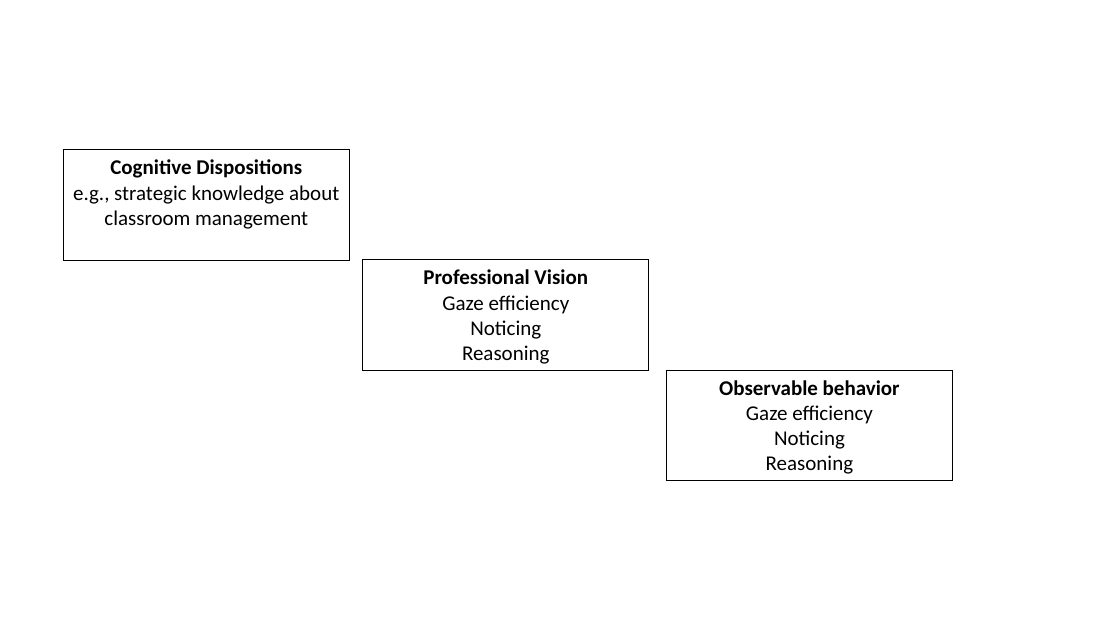
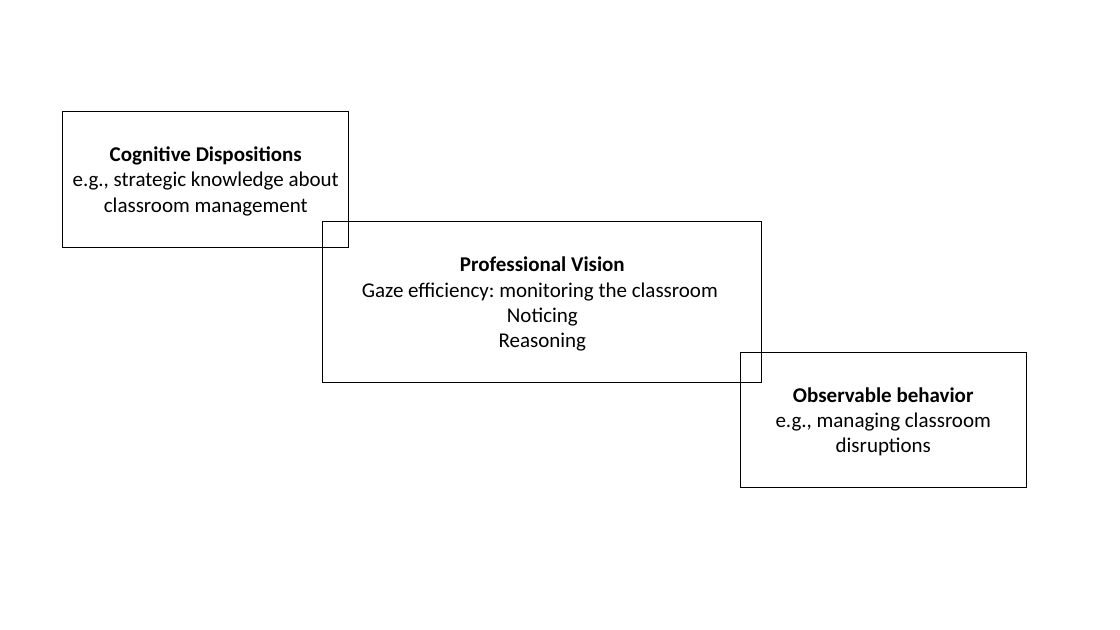
Before and after one commit to MandyKlatt/Mandy-PhD, a slide deck: slide 1 of 02_paper/02_study/02_expertise_paper/pictures/Professional_Competence_Model.pptx. Drawn at 1120x630 pixels with LibreOffice and Linux fonts; fonts in the diff are those of the drawing. Boxes give left, top, right and bottom in pixels: in the first picture for what was removed or moved away, otherwise in the second. Text is boxed around its words. In the diff, an @@ line names an element or a change of style, - is before the commit and + after.

```diff
--- a/02_paper/02_study/02_expertise_paper/pictures/Professional_Competence_Model.pptx
+++ b/02_paper/02_study/02_expertise_paper/pictures/Professional_Competence_Model.pptx
@@ rectangle "Cognitive Dispositions" resized from (x1=64, y1=150, x2=350, y2=260) to (x1=63, y1=112, x2=349, y2=248) @@
@@ rectangle "Professional Vision" resized from (x1=363, y1=260, x2=649, y2=370) to (x1=323, y1=222, x2=763, y2=383) @@
@@ text in rectangle at (x1=362, y1=282, x2=718, y2=301): text changed @@
-Gaze efficiency
+Gaze efficiency: monitoring the classroom
@@ rectangle "Observable behavior" resized from (x1=667, y1=371, x2=953, y2=481) to (x1=740, y1=352, x2=1026, y2=488) @@
@@ text in rectangle at (x1=776, y1=412, x2=991, y2=456): text changed @@
-Gaze efficiency
-Noticing
-Reasoning
+e.g., managing classroom disruptions
```
Also in this commit, not shown: 2 other files.
